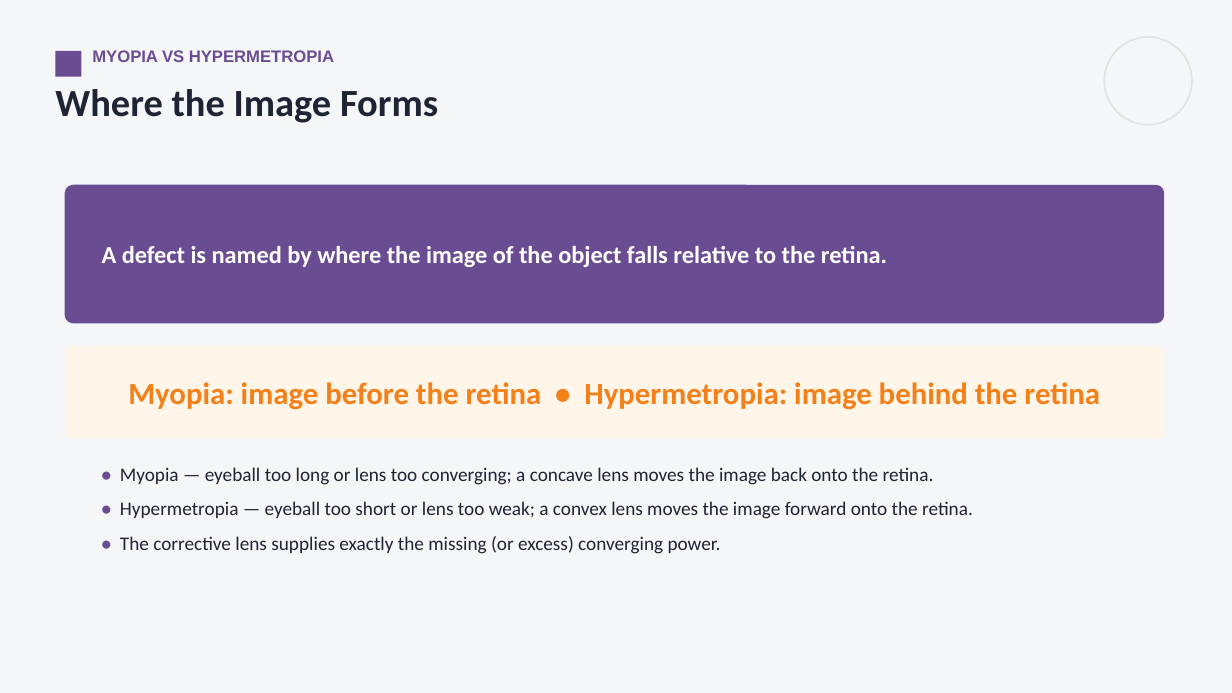
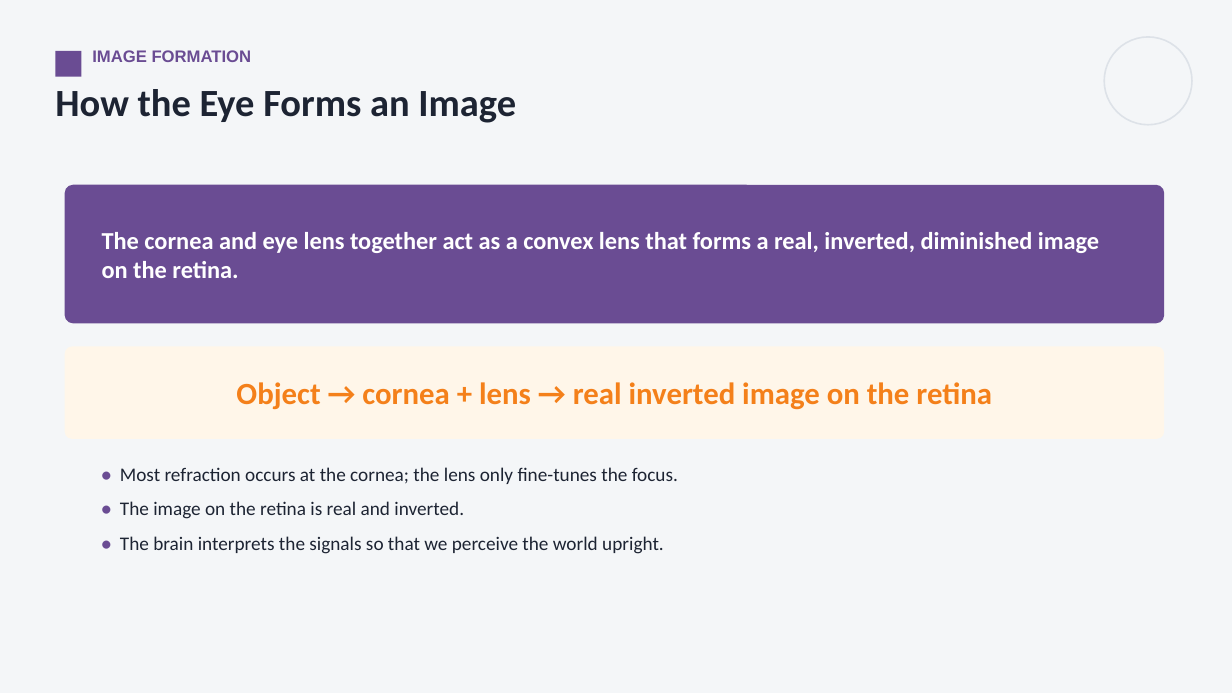
Before and after one commit to parmeshwars2911/MyFirstAR, a slide deck: slide 8 of ppt/TN_Grade10/TN10_S22_Human_Eye.pptx (slide 19 before the commit). Drawn at 1232x693 pixels with LibreOffice and Linux fonts; fonts in the diff are those of the drawing. Boxes give left, top, right and bottom in pixels: in the first picture for what was removed or moved away, otherwise in the second. Text is boxed around its words. In the diff, an @@ line names an element or a change of style, - is before the commit and + after.

```diff
--- a/ppt/TN_Grade10/TN10_S22_Human_Eye.pptx
+++ b/ppt/TN_Grade10/TN10_S22_Human_Eye.pptx
@@ text at [92,50,252,62]: text changed @@
-MYOPIA VS HYPERMETROPIA
+IMAGE FORMATION
@@ text at [55,89,516,123]: text changed @@
-Where the Image Forms
+How the Eye Forms an Image
@@ text at [102,232,1099,278]: text changed @@
-A defect is named by where the image of the object falls relative to the retina.
+The cornea and eye lens together act as a convex lens that forms a real, inverted, diminished image on the retina.
@@ text at [236,382,992,409]: text changed @@
-Myopia: image before the retina • Hypermetropia: image behind the retina
+Object → cornea + lens → real inverted image on the retina
@@ text at [120,467,678,554]: text changed @@
-• Myopia — eyeball too long or lens too converging; a concave lens moves the image back onto the retina.
-• Hypermetropia — eyeball too short or lens too weak; a convex lens moves the image forward onto the retina.
-• The corrective lens supplies exactly the missing (or excess) converging power.
+• Most refraction occurs at the cornea; the lens only fine-tunes the focus.
+• The image on the retina is real and inverted.
+• The brain interprets the signals so that we perceive the world upright.
```
Also in this commit, not shown: 10 other slides changed, 10 slides added, 6 other files.
